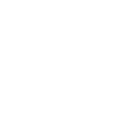
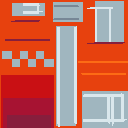
Revision of a layered 128x128 image; what changed, layer by layer:
hid "buoy_uv.png", blend normal → soft light over bbox(3, 4, 127, 124)
added layer "Layer" over bbox(0, 0, 128, 128)
